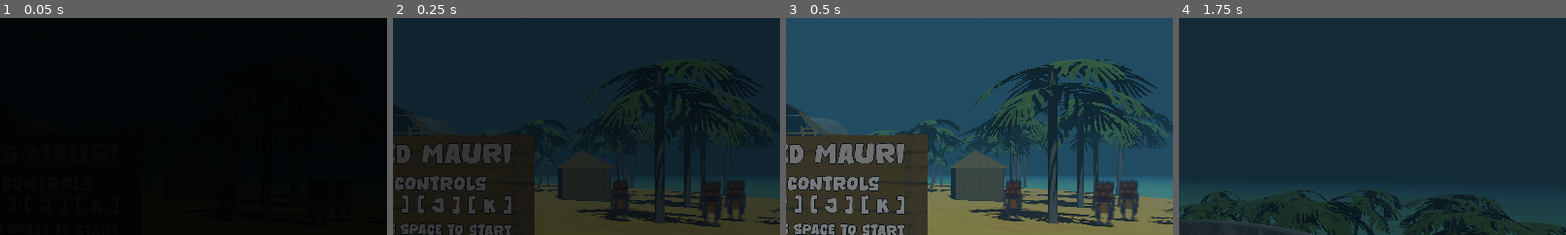
Above: before the commit, frames 1-4 (left to right).
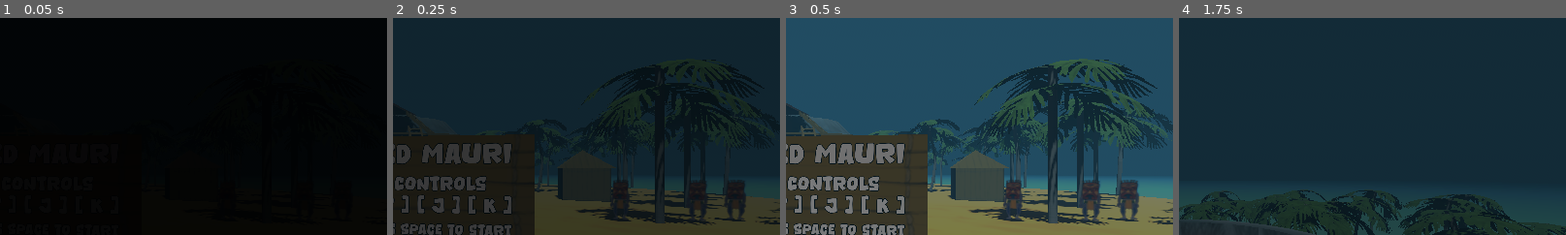
Above: after the commit, the same moments.

Repository: juhanakristian/ggj2026
Game: Godot game, scene res://scenes/main/main.tscn
The game is run twice, just before and just after one commit, with the same random seed, the same clock (stepped at 60 frames per second) and the same inputs. Sound files missing from this copy of the repository are replaced by a short silence.
Inputs:
- Up to frame 1 (0.05 s): no input
- Up to frame 2 (0.25 s): no input
- Up to frame 3 (0.5 s): no input
- Up to frame 4 (1.75 s): tap Enter (ui_accept) at 0.5, 0.6, 0.77, 1.07, 1.35, 1.52 s
The pictures show only the part of the screen within x 50-100%, y 15-65%; the shares and areas given below are measured in that part.

The runs differ from the first frame. In frame 2, 0.8% of the frame differs, in the area x 73-85%, y 75-97%; in frame 3, 1.2%, in the area x 73-86%, y 74-97%; in frame 4, nothing differs.

Commit message:
Fixed bug: Level not visibel at restart

Diff:
--- a/mauri/scenes/game/src/game.gd
+++ b/mauri/scenes/game/src/game.gd
@@ -78,6 +78,7 @@
 	state = State.RUN
 	game_ui.visible = true
 	note_container.visible = true
+	level.visible = true
 	note_controller.lock_controller(false)
 
 
--- a/mauri/scenes/main/main.tscn
+++ b/mauri/scenes/main/main.tscn
@@ -63,7 +63,7 @@
 font_size = 58
 
 [node name="Dancer" parent="." unique_id=1133877386 instance=ExtResource("10_a8run")]
-transform = Transform3D(1, 0, 0, 0, 1, 0, 0, 0, 1, 26.977701, 2.385763, 18.970764)
+transform = Transform3D(1, 0, 0, 0, 1, 0, 0, 0, 1, 26.977701, 2.385763, 17.60224)
 
 [node name="Dancer2" parent="." unique_id=1038559936 instance=ExtResource("10_a8run")]
 transform = Transform3D(1, 0, 0, 0, 1, 0, 0, 0, 1, 22.977701, 2.385763, 18.970764)
